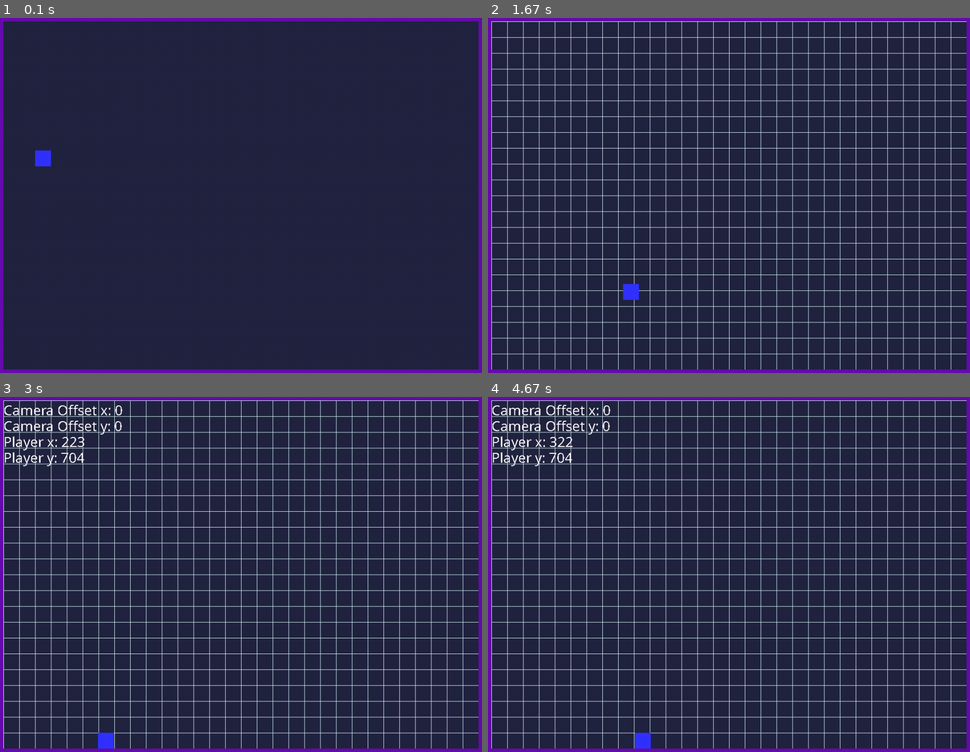
Above: before the commit, frames 1-4 (two rows, left to right).
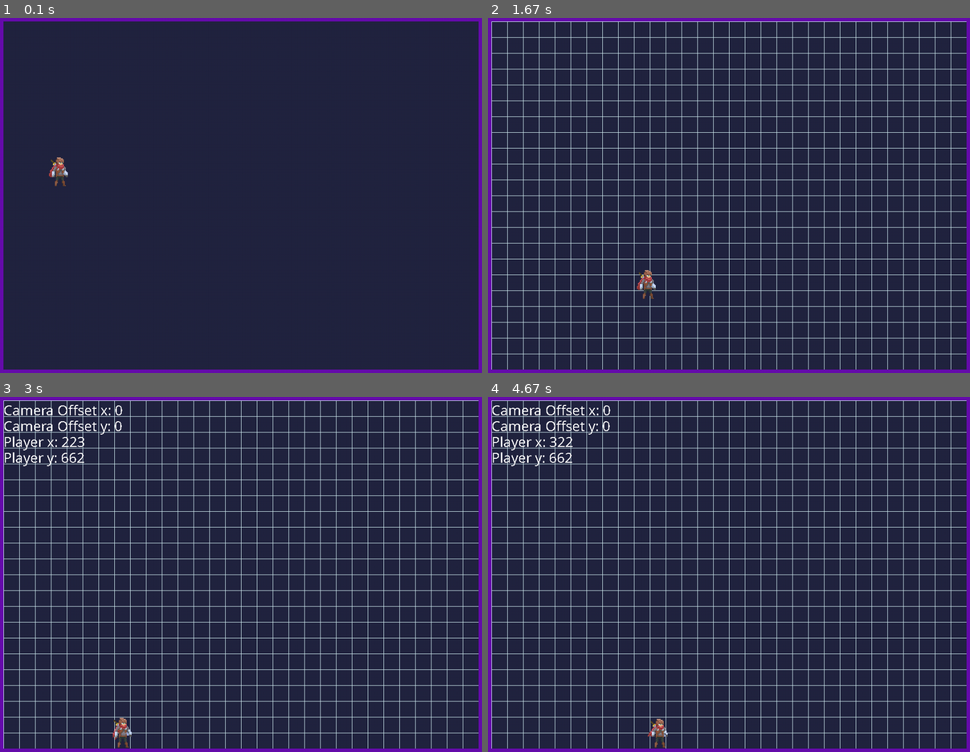
Above: after the commit, the same moments.

Repository: ArthurC13/A-Level-Project-Arthur-Chen
Game: pygame game, started from A level Project.py
Two runs of this game, one before a commit and one after it. Both use one fixed random seed, a clock stepped at 60 frames per second and the inputs below.
Inputs:
- Up to frame 1 (0.1 s): no input
- Up to frame 2 (1.67 s): tap 1 at 0.33 s; hold Right 0.67-1.13 s; hold Up 1.17-1.47 s; hold Right from 1.5 s (still down); tap 2 at 1.65 s
- Up to frame 3 (3 s): release Right at 1.97 s; hold Left 2-2.53 s; hold Down 2.57-2.87 s; hold Left from 2.9 s (still down)
- Up to frame 4 (4.67 s): tap 2 at 3.05, 4.55 s; release Left at 3.3 s; hold Up 3.33-3.7 s; hold Right 3.73-4.37 s; hold Down from 4.4 s (still down)

The runs differ from the first frame. In frame 1, 0.3% of the frame differs, in the area x 7-15%, y 37-48%; in frame 2, 0.3%; in frame 3, 0.4%, in the area x 12-28%, y 15-100%; in frame 4, 0.4%.

Commit message:
added character animation

Diff:
--- a/A level Project.py
+++ b/A level Project.py
@@ -1,5 +1,6 @@
 import pygame
 import random
+import os
 import sys
 
 # -- Global Constants
@@ -47,12 +48,24 @@
         self.groups = game.player_group
         pygame.sprite.Sprite.__init__(self, self.groups)
         self.game = game
-        self.image = pygame.Surface((TILESIZE, TILESIZE))
-        self.image.fill(BLUE)
+        self.load_sprites()
+        print(self.sprites)
+        self.current_sprite = 0
+        self.image = self.sprites[self.current_sprite]
+        self.last_sprite_time = pygame.time.get_ticks()
         self.rect = self.image.get_rect()
         self.pos = pygame.math.Vector2(x * TILESIZE, y * TILESIZE)
         self.vel = pygame.math.Vector2(0, 0)
         self.acc = pygame.math.Vector2(0, 0)
+
+    def load_sprites(self):
+        path = 'images/player/idle'
+        self.sprites = []
+        for i in sorted(os.listdir(path)):
+            image = pygame.image.load(os.path.join(path, i))
+            size = tuple(2*x for x in image.get_size())
+            image = pygame.transform.scale(image, size)
+            self.sprites.append(image)
 
     def wall_collisions(self, direction):
         hits = pygame.sprite.spritecollide(self, game.wall_group, False)
@@ -114,6 +127,7 @@
         pass
 
     def update(self):
+        now = pygame.time.get_ticks()
         self.movement_controls()
         self.acc.x += self.vel.x*FRICTION
         self.vel += self.acc
@@ -123,6 +137,12 @@
         self.wall_collisions('x')
         self.rect.y = int(self.pos.y)
         self.wall_collisions('y')
+        if now - self.last_sprite_time >= 200:
+            self.current_sprite += 1
+            if self.current_sprite > len(self.sprites)-1:
+                self.current_sprite = 0
+            self.image = self.sprites[self.current_sprite]
+            self.last_sprite_time = pygame.time.get_ticks()
 
 #Wall class
 class Wall(pygame.sprite.Sprite):
Binary file added: images/player/fall/adventurer-fall-00.png
Binary file added: images/player/fall/adventurer-fall-01.png
Binary file added: images/player/idle/adventurer-idle-00.png
Binary file added: images/player/idle/adventurer-idle-01.png
Binary file added: images/player/idle/adventurer-idle-02.png
Binary file added: images/player/idle/adventurer-idle-03.png
Binary file added: images/player/jump/adventurer-jump-00.png
Binary file added: images/player/jump/adventurer-jump-01.png
Binary file added: images/player/jump/adventurer-jump-02.png
Binary file added: images/player/jump/adventurer-jump-03.png
Binary file added: images/player/run/adventurer-run-00.png
Binary file added: images/player/run/adventurer-run-01.png
(and 7 more such lines)
